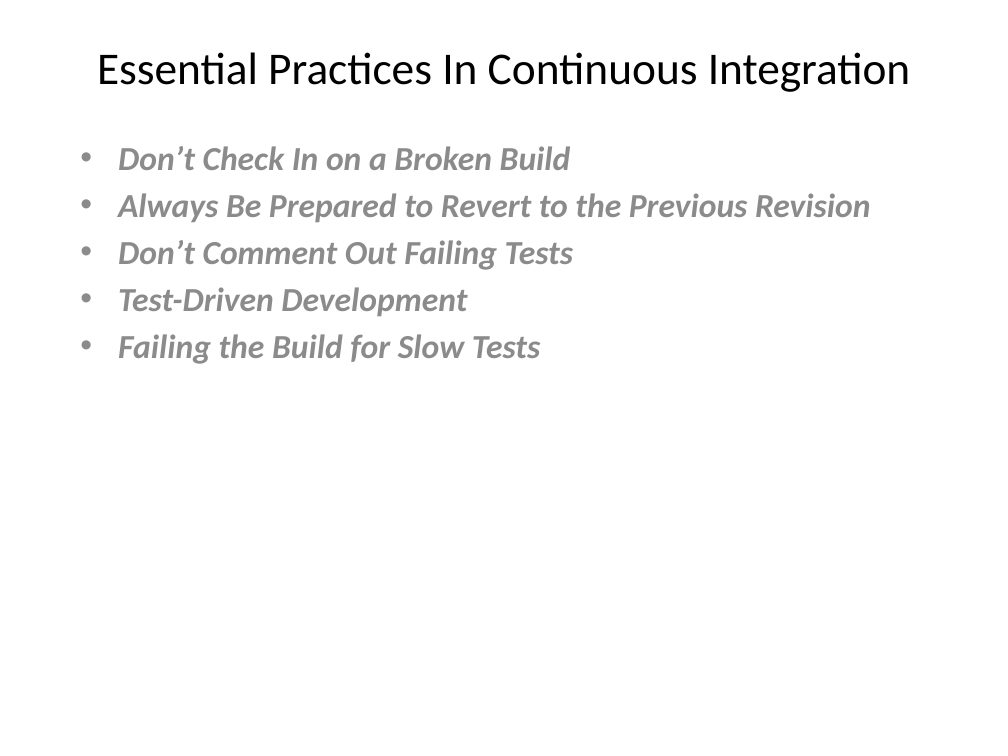
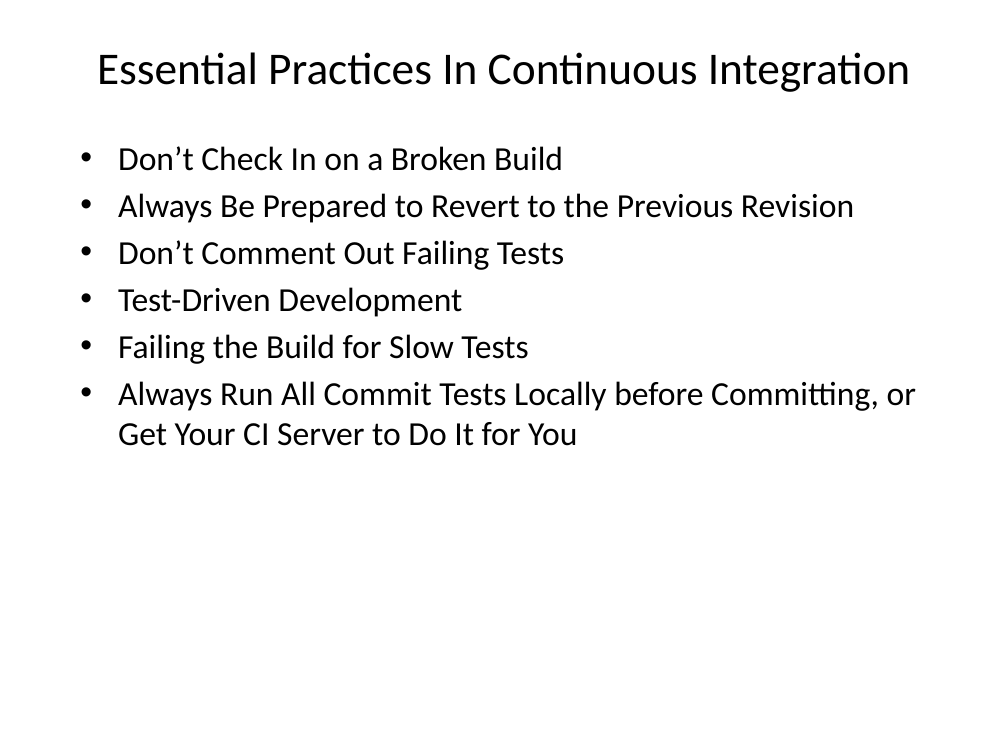
Before and after one commit to tanyas23/CD, a slide deck: slide 17 of CD.pptx. Drawn at 1008x756 pixels with LibreOffice and Linux fonts; fonts in the diff are those of the drawing. Boxes give left, top, right and bottom in pixels: in the first picture for what was removed or moved away, otherwise in the second. Text is boxed around its words. In the diff, an @@ line names an element or a change of style, - is before the commit and + after.

```diff
--- a/CD.pptx
+++ b/CD.pptx
@@ subtitle at <box>118,146,854,364</box>: text colour #8C8C8C to #000000, bold off, italic off in "Don’t Check In on a Broken Build", "Always Be Prepared to Revert to the ...", "Don’t Comment Out Failing Tests", "Test-Driven Development" and 1 more places @@
@@ subtitle at <box>118,381,916,446</box>: paragraph added @@
+• Always Run All Commit Tests Locally before Committing, or Get Your CI Server to Do It for You
```
Also in this commit, not shown: 2 other slides changed, 1 slide added, 2 slides removed.
